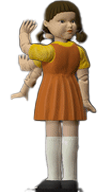
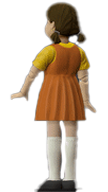
Comparing the layer stacks of the two 108×192 images. Changes:
hid "6" over [17, 0, 98, 192]
hid "5" over [17, 0, 98, 192]
hid "4" over [20, 0, 98, 192]
hid "3" over [17, 0, 98, 192]
hid "2" over [22, 0, 98, 192]
